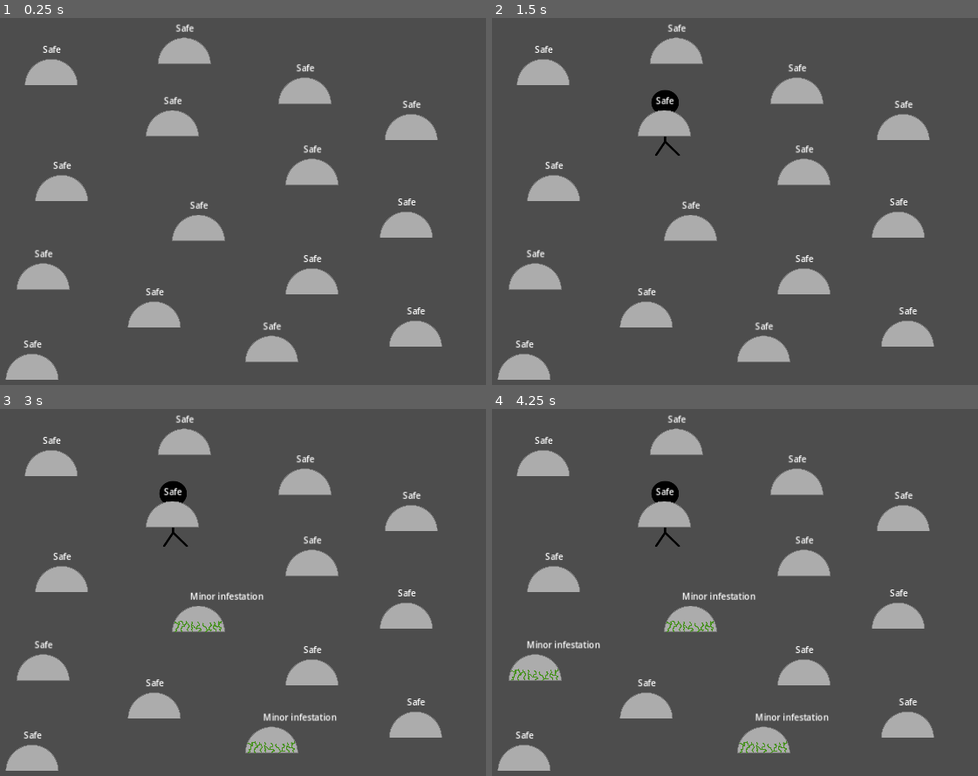
Above: before the commit, frames 1-4 (two rows, left to right).
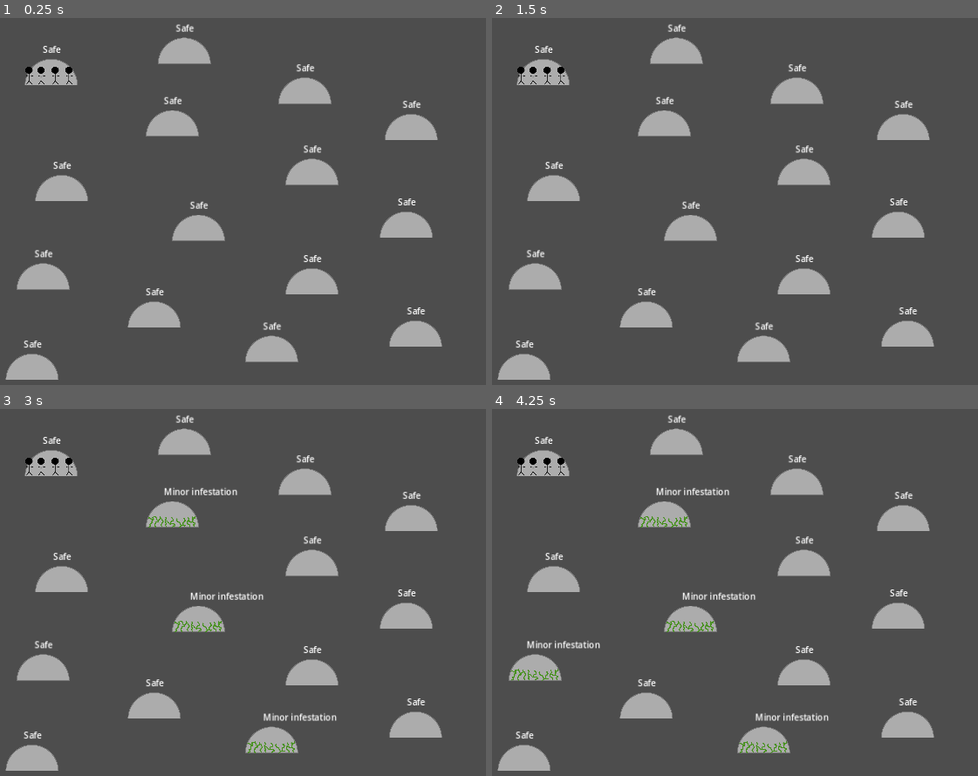
Above: after the commit, the same moments.

Repository: Aveli-games/contra-tentacula
Game: Godot game, scene res://main.tscn
The game is run twice, just before and just after one commit, with the same random seed, the same clock (stepped at 60 frames per second) and the same inputs.
Inputs (mouse positions are in pixels of both pictures, inside the frame that each line leads up to):
- Up to frame 1 (0.25 s): no input
- Up to frame 2 (1.5 s): tap Enter at 0.5 s; move the mouse to (968, 190) at 0.52 s; click (968, 190) at 0.67 s; tap Space at 1.25 s; move the mouse to (676, 227) at 1.27 s; click (676, 227) at 1.42 s
- Up to frame 3 (3 s): tap Enter at 2 s; move the mouse to (393, 515) at 2.02 s; click (393, 515) at 2.17 s; tap Space at 2.75 s; move the mouse to (286, 676) at 2.77 s; click (286, 676) at 2.92 s
- Up to frame 4 (4.25 s): tap Enter at 3.5 s; move the mouse to (outside the picture) at 3.52 s; click (outside the picture) at 3.67 s

The runs differ from the first frame. In frame 1, 0.1% of the frame differs, in the area x 5-16%, y 13-19%; in frame 2, 0.4%; in frame 3, 0.7%, in the area x 5-49%, y 13-38%; in frame 4, 0.7%.

Commit message:
First pass selectable and movable squads
Refactor Teams -> Squads

Remove SquadData file. The initial idea was to have a class structure thing, but figured out how Godot wants us to use scenes

Have squads emit self when left-clicked, which signal is then used by main to know which one to move (eventually give command to via something like an "issue_command()" function)

Have squads determine what area they are in and apply negative infestation if that area has the respective method (setting us up for things like using squad specials in specific areas)

Diff:
--- a/SquadData.gd
+++ /dev/null
@@ -1,4 +0,0 @@
-extends Object
-
-var move_speed = 100 # Pixels/second
-var advantage
--- a/dome.gd
+++ b/dome.gd
@@ -74,7 +74,3 @@
 	$InfestationCheckTimer.stop()
 	infestation_stage = InfestationStage.LOST
 	$DomeStatus.text = "Lost"
-
-func _on_area_entered(area):
-	if area.name == "Team":
-		area.location = name
--- a/dome.tscn
+++ b/dome.tscn
@@ -34,7 +34,6 @@
 position = Vector2(-0.5, -0.5)
 shape = SubResource("RectangleShape2D_2qfvj")
 
-[connection signal="area_entered" from="." to="." method="_on_area_entered"]
 [connection signal="fully_infested" from="." to="." method="_on_fully_infested"]
 [connection signal="timeout" from="InfestationCheckTimer" to="." method="_on_infestation_check_timer_timeout"]
 [connection signal="timeout" from="DomeLostCountdownTimer" to="." method="_on_dome_lost_countdown_timer_timeout"]
--- a/main.gd
+++ b/main.gd
@@ -1,20 +1,19 @@
 extends Node
 
+var selected_squad
+
+func _ready():
+	for child in $Squads.get_children():
+		child.location = $Domes/Dome
+		child.selected.connect(_on_squad_selected)
+
 func _process(delta):
-	for team in $Teams.get_children():
-		var team_location = $Domes.get_node(team.location)
-
-		if team_location:
-			team_location.add_infestation(-.15 * delta)
+	pass
 
 func _input(event):
 	if event is InputEventMouseButton:
-		if event.button_index == MOUSE_BUTTON_RIGHT and event.pressed:
-			$Teams/Team.position = event.position
+		if event.button_index == MOUSE_BUTTON_RIGHT and event.pressed and selected_squad:
+			selected_squad.position = event.position
 
-# this is just for debug, because I don't know how to detect clicks and have no internet!
-func _on_team_spawn_timer_timeout():
-	# TODO: how to better store the location of the team in data? and display it?
-	# maybe assigning this 'location" parameter makes sense, and then Team will display itself at that reference
-	$Teams/Team.location = $Domes/Dome2.get_name()
-	$Teams/Team.position = $Domes/Dome2.position
+func _on_squad_selected(squad_node):
+	selected_squad = squad_node
--- a/main.tscn
+++ b/main.tscn
@@ -2,15 +2,10 @@
 
 [ext_resource type="Script" path="res://main.gd" id="1_6j1u5"]
 [ext_resource type="PackedScene" uid="uid://dc3j5h50tp0m2" path="res://dome.tscn" id="1_o7dif"]
-[ext_resource type="PackedScene" uid="uid://bj33uhw0gf724" path="res://team.tscn" id="2_e070c"]
+[ext_resource type="PackedScene" uid="uid://bj33uhw0gf724" path="res://squad.tscn" id="2_e070c"]
 
 [node name="Main" type="Node"]
 script = ExtResource("1_6j1u5")
-
-[node name="Teams" type="Node2D" parent="."]
-
-[node name="Team" parent="Teams" instance=ExtResource("2_e070c")]
-position = Vector2(-117, 103)
 
 [node name="Domes" type="Node2D" parent="."]
 metadata/_edit_group_ = true
@@ -60,9 +55,16 @@
 [node name="Dome15" parent="Domes" instance=ExtResource("1_o7dif")]
 position = Vector2(812, 589)
 
-[node name="TeamSpawnTimer" type="Timer" parent="."]
-one_shot = true
-autostart = true
+[node name="Squads" type="Node2D" parent="."]
 
-[connection signal="use_brute_force" from="Teams/Team" to="." method="_on_team_use_brute_force"]
-[connection signal="timeout" from="TeamSpawnTimer" to="." method="_on_team_spawn_timer_timeout"]
+[node name="Squad" parent="Squads" instance=ExtResource("2_e070c")]
+position = Vector2(103, 116)
+
+[node name="Squad2" parent="Squads" instance=ExtResource("2_e070c")]
+position = Vector2(125, 116)
+
+[node name="Squad3" parent="Squads" instance=ExtResource("2_e070c")]
+position = Vector2(151, 116)
+
+[node name="Squad4" parent="Squads" instance=ExtResource("2_e070c")]
+position = Vector2(176, 116)
--- /dev/null
+++ b/squad.gd
@@ -0,0 +1,20 @@
+extends Node2D
+
+signal selected
+
+const INFESTATION_FIGHT_RATE = -.05
+
+var location: Area2D
+
+func _process(delta):
+	if location && location.has_method("add_infestation"):
+		# TEMP: Setting to 3x fight rate so single squad can fight back infestation
+		location.add_infestation(INFESTATION_FIGHT_RATE * 3 * delta)
+
+func _on_area_entered(area):
+	location = area
+
+func _on_input_event(viewport, event, shape_idx):
+	if event is InputEventMouseButton:
+		if event.button_index == MOUSE_BUTTON_LEFT and event.pressed:
+			selected.emit(self)
--- a/team.tscn
+++ b/squad.tscn
@@ -1,17 +1,22 @@
 [gd_scene load_steps=4 format=3 uid="uid://bj33uhw0gf724"]
 
-[ext_resource type="Script" path="res://team.gd" id="1_e8qmi"]
+[ext_resource type="Script" path="res://squad.gd" id="1_e8qmi"]
 [ext_resource type="Texture2D" uid="uid://bkndkwst8uhea" path="res://art/person.svg" id="1_k1g5t"]
 
 [sub_resource type="CircleShape2D" id="CircleShape2D_ruyph"]
+radius = 17.1172
 
-[node name="Team" type="Area2D"]
+[node name="Squad" type="Area2D"]
+position = Vector2(134, 81)
 script = ExtResource("1_e8qmi")
 
 [node name="Sprite2D" type="Sprite2D" parent="."]
-position = Vector2(2, 1)
-scale = Vector2(0.740741, 0.676692)
+position = Vector2(1.19209e-07, 0)
+scale = Vector2(0.2, 0.183)
 texture = ExtResource("1_k1g5t")
 
 [node name="CollisionShape2D" type="CollisionShape2D" parent="."]
 shape = SubResource("CircleShape2D_ruyph")
+
+[connection signal="area_entered" from="." to="." method="_on_area_entered"]
+[connection signal="input_event" from="." to="." method="_on_input_event"]
--- a/team.gd
+++ /dev/null
@@ -1,3 +0,0 @@
-extends Node2D
-
-@export var location: String
